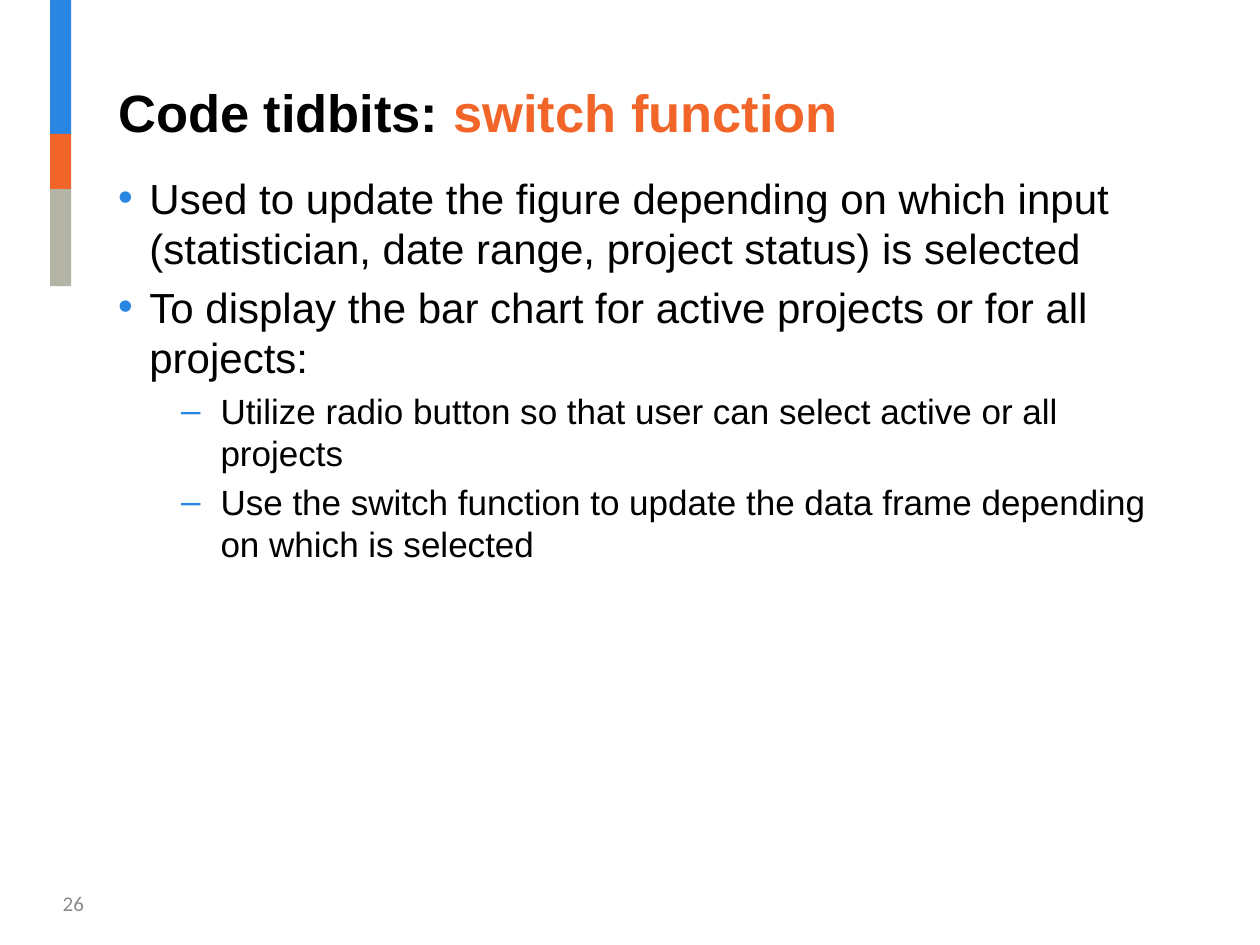
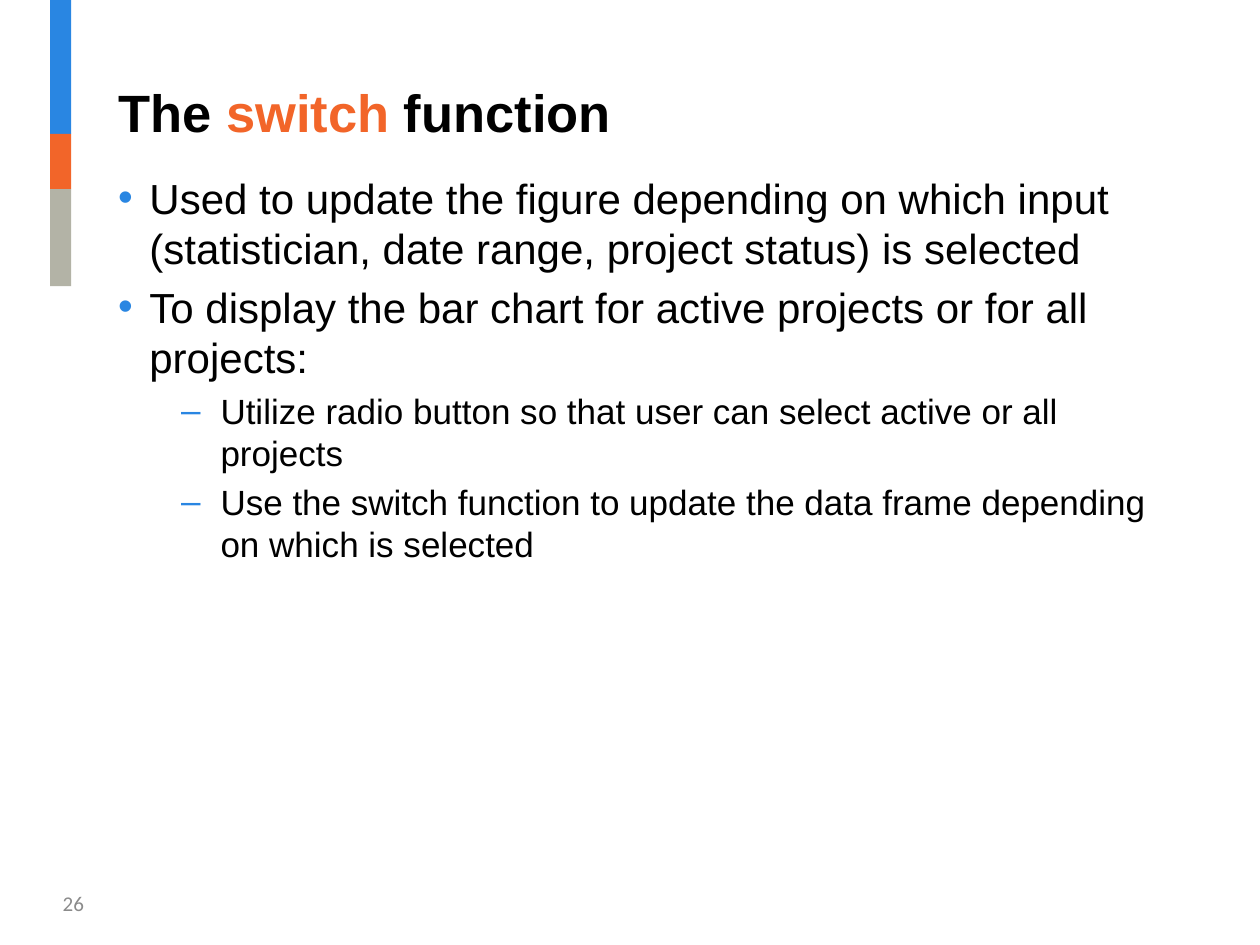
Before and after one commit to jalavery/timetrackR, a slide deck: slide 26 of RLadies timetrackR Presentation v2.pptx. Drawn at 1260x945 pixels with LibreOffice and Linux fonts; fonts in the diff are those of the drawing; background and template pictures are left out. Boxes give left, top, right and bottom in pixels: in the first picture for what was removed or moved away, otherwise in the second. Text is boxed around its words. In the diff, an @@ line names an element or a change of style, - is before the commit and + after.

```diff
--- a/RLadies timetrackR Presentation v2.pptx
+++ b/RLadies timetrackR Presentation v2.pptx
@@ title at bbox=[118, 94, 611, 133]: text changed; text colour #F26529 to #000000 @@
-Code tidbits: switch function
+The switch function
```
Also in this commit, not shown: 8 other slides changed, 2 slides added, 1 slide removed, 5 other files.
